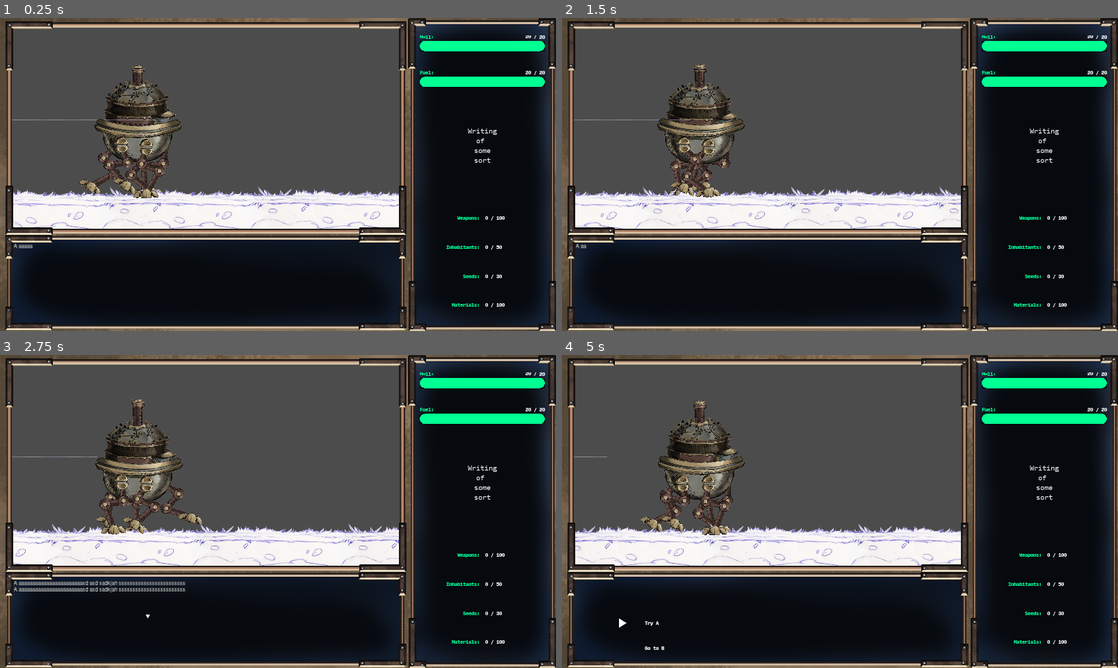
Above: before the commit, frames 1-4 (two rows, left to right).
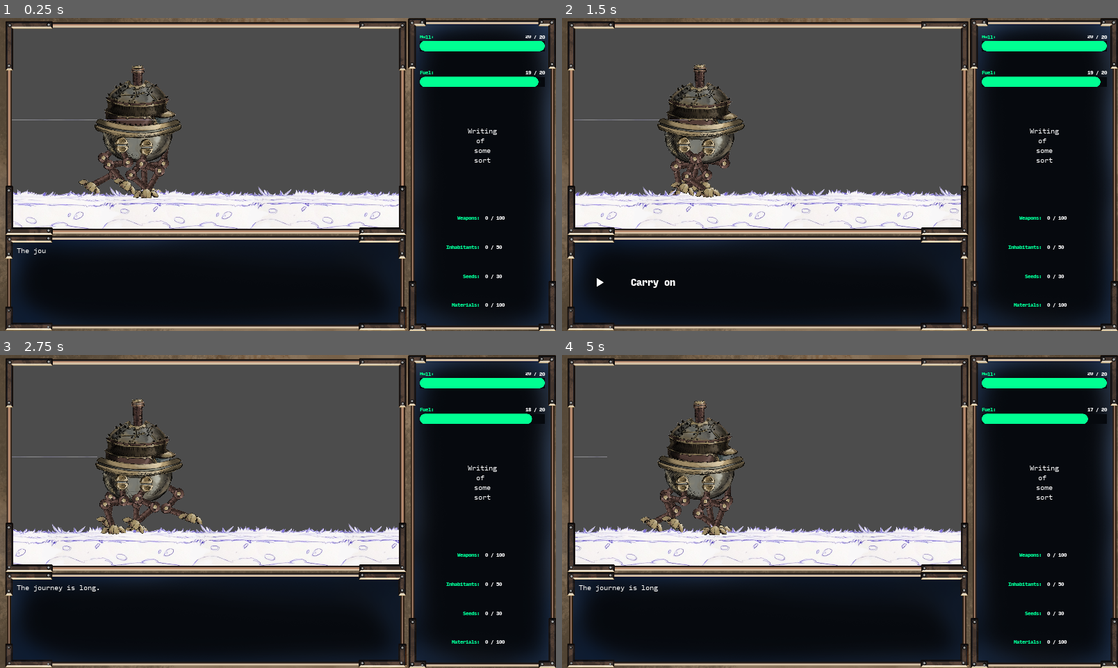
Above: after the commit, the same moments.

Repository: silverweed/ggj20
Game: Godot game, scene res://levels/Level.tscn
Two runs of this game, one before a commit and one after it. Both use one fixed random seed, a clock stepped at 60 frames per second and the inputs below.
Inputs:
- Up to frame 1 (0.25 s): no input
- Up to frame 2 (1.5 s): hold Up (ui_up) 0.53-1.28 s; hold Z (advance_text) 0.53-1.28 s; hold Down (ui_down) from 1.28 s (still down); tap Z (advance_text) at 1.35 s
- Up to frame 3 (2.75 s): release Down (ui_down) at 2.03 s; hold Up (ui_up) from 2.03 s (still down); hold Z (advance_text) from 2.03 s (still down)
- Up to frame 4 (5 s): release Z (advance_text) at 2.78 s; tap Z (advance_text) at 2.85, 4.35 s; release Up (ui_up) at 3.53 s; hold Z (advance_text) 3.53-4.28 s; hold Down (ui_down) from 3.53 s (still down)

The runs differ from the first frame. In frame 1, 0.1% of the frame differs, in the area x 2-98%, y 16-76%; in frame 2, 0.2%; in frame 3, 0.7%, in the area x 2-98%, y 16-85%; in frame 4, 0.3%.

Commit message:
add stat changes to events

Diff:
--- a/EventTypes.gd
+++ b/EventTypes.gd
@@ -4,6 +4,13 @@
 	var title: String
 	var description: String
 	var choices = [] # [Choice]
+	var stat_changes = [] # [Stat_Change]
+
+
+class Stat_Change:
+	var chance_expr: String
+	var stat_name: String
+	var change: int
 
 
 class Event_Choice:
--- a/GameManager.gd
+++ b/GameManager.gd
@@ -4,8 +4,6 @@
 signal gameover
 
 var is_gameover = false
-var time = 0.0
-var fuffa = false
 var event_ui: EventUI
 
 onready var globals = $"/root/Globals"
@@ -24,6 +22,11 @@
 	else:
 		print("[WARNING] no event ui!")
 
+	call_deferred("run_master_event")
+
+func run_master_event():
+	globals.run_event("home")
+
 
 func _exit_tree():
 	if globals.game_mgr == self:
@@ -35,12 +38,6 @@
 		is_gameover = true
 		gameover()
 		return
-
-	time += delta
-	if !fuffa:
-		fuffa = true
-		# FIXME TODO MADAFFACCA
-		globals.run_event("a")
 
 
 func on_event_choice_selected(event: EventTypes.Event, n_choice: int):
@@ -54,10 +51,6 @@
 	var chances = []
 	var cum_perc = 0
 	for outcome in choice.outcomes:
-		if outcome.chance_expr == "":
-			chances.push_back(100)
-			break
-
 		var percent = EventParser.compute_chance_expr(outcome.chance_expr, stats)
 		percent = min(100 - cum_perc, percent)
 		cum_perc += percent
--- a/Globals.gd
+++ b/Globals.gd
@@ -33,6 +33,7 @@
 
 
 func add_stat(name: String, value: int):
+	print("add_Stat(", name, ", ", value, ")")
 	set_stat(name, get_stat(name) + value)
 
 
@@ -94,4 +95,14 @@
 		print("[warning] inexisting event ", name)
 		return
 
-	emit_signal("event_started", events.get(name))
+	var event: EventTypes.Event = events.get(name)
+	apply_stat_changes(event)
+	emit_signal("event_started", event)
+
+
+func apply_stat_changes(event: EventTypes.Event):
+	for change in event.stat_changes:
+		var percent = EventParser.compute_chance_expr(change.chance_expr, stats_cur)
+		print("% = ", percent)
+		if rand_range(0, 100) < percent:
+			add_stat(change.stat_name, change.change)
--- a/events/EventParser.gd
+++ b/events/EventParser.gd
@@ -8,6 +8,8 @@
 	#   ---
 	#   event description (multiline allowed)
 	#   ---
+	#   change [expr] stat1 +N
+	#   change []     stat2 -M # events are independent
 	#   > Choice A
 	#     [expr] outcome_1
 	#     ...
@@ -63,7 +65,7 @@
 
 		elif line.begins_with("["):
 			if cur_choice == null:
-				print("[syntax_error] found outcome line outside a choice")
+				print("[syntax_error] found outcome line outside a choice/stat change")
 				break
 			line = line.trim_prefix("[")
 			var tokens = line.split("]")
@@ -75,6 +77,26 @@
 			outcome.chance_expr = tokens[0].trim_suffix("]").strip_edges()
 			outcome.linked_event = tokens[1].strip_edges()
 			cur_choice.outcomes.push_back(outcome)
+
+		elif line.begins_with("change"):
+			if cur_choice != null:
+				print("[syntax_error] cannot have stat change inside choice")
+				break
+			if cur_event == null:
+				print("[syntax_error] found stat change outside an event")
+				break
+			line = line.trim_prefix("change").strip_edges().trim_prefix("[")
+			var tokens = line.split("]")
+			if tokens.size() != 2:
+				print("[syntax_error] invalid line [", line)
+				break
+
+			var stat_change = EventTypes.Stat_Change.new();
+			stat_change.chance_expr = tokens[0].trim_suffix("]").strip_edges()
+			var change_part = tokens[1].strip_edges().split(" ")
+			stat_change.stat_name = change_part[0]
+			stat_change.change = int(change_part[1])
+			cur_event.stat_changes.push_back(stat_change)
 
 		elif line == "end":
 			if cur_choice != null:
@@ -96,6 +118,9 @@
 # returns: a number obtained by parsing the expression, which represents
 # a 100-based percentage
 static func compute_chance_expr(chance_expr: String, stats) -> float:
+	if chance_expr.length() == 0:
+		return 100.0
+
 	# chance_expr can contain:
 	#   number
 	#   ident (stat name)
--- a/events/EventsDB.gd
+++ b/events/EventsDB.gd
@@ -18,7 +18,7 @@
 	f.open(fname, File.READ)
 	events = EventParser.parse_all_events(f)
 	f.close()
-#	debug_print_events(events)
+	debug_print_events(events)
 
 
 
@@ -34,3 +34,5 @@
 			print(" > ", choice.description)
 			for outcome in choice.outcomes:
 				print("[", outcome.chance_expr, "] ", outcome.linked_event)
+		for change in event.stat_changes:
+			print("change [", change.chance_expr, "] ", change.stat_name, " ", change.change)
--- a/ui/ChoiceLabel.tscn
+++ b/ui/ChoiceLabel.tscn
@@ -1,8 +1,12 @@
-[gd_scene load_steps=6 format=2]
+[gd_scene load_steps=7 format=2]
 
-[ext_resource path="res://ui/InputMonoBlack.tres" type="DynamicFont" id=1]
+[ext_resource path="res://fonts/InputMono-Black.ttf" type="DynamicFontData" id=1]
 [ext_resource path="res://ui/dialogs/img/triangle_point_right.png" type="Texture" id=2]
 [ext_resource path="res://ui/ChoiceLabel.gd" type="Script" id=3]
+
+[sub_resource type="DynamicFont" id=3]
+size = 32
+font_data = ExtResource( 1 )
 
 [sub_resource type="Animation" id=1]
 resource_name = "Deselected"
@@ -72,7 +76,7 @@
 margin_bottom = 1080.0
 size_flags_horizontal = 3
 size_flags_vertical = 3
-custom_fonts/font = ExtResource( 1 )
+custom_fonts/font = SubResource( 3 )
 text = "A BEAUTIFUL CHOICE INDEED"
 valign = 1
 
--- a/ui/EventUI.tscn
+++ b/ui/EventUI.tscn
@@ -24,18 +24,14 @@
 expand = true
 
 [node name="ChoicesContainer" parent="." instance=ExtResource( 2 )]
-anchor_left = 0.086
-anchor_top = 0.415
-anchor_right = 0.912
-anchor_bottom = 0.926
-margin_left = 0.0339966
-margin_top = -0.0250015
-margin_right = 0.127991
-margin_bottom = -0.0100098
+margin_left = 60.0
+margin_top = 30.0
+margin_right = -60.0
+margin_bottom = -30.0
 
 [node name="DialogBox" parent="." instance=ExtResource( 3 )]
-margin_left = 15.0
-margin_top = 15.0
-margin_right = -15.0
-margin_bottom = -15.0
+margin_left = 25.0
+margin_top = 25.0
+margin_right = -25.0
+margin_bottom = -25.0
 hide_on_finish = true
--- a/ui/dialogs/DialogBox.tscn
+++ b/ui/dialogs/DialogBox.tscn
@@ -1,8 +1,9 @@
-[gd_scene load_steps=5 format=2]
+[gd_scene load_steps=6 format=2]
 
 [ext_resource path="res://ui/dialogs/DialogBox.gd" type="Script" id=1]
 [ext_resource path="res://ui/dialogs/DialogBoxTheme.tres" type="Theme" id=2]
 [ext_resource path="res://fonts/FreeSans.tres" type="DynamicFont" id=3]
+[ext_resource path="res://ui/InputMonoRegular.tres" type="DynamicFont" id=4]
 
 [sub_resource type="Animation" id=1]
 resource_name = "ahead"
@@ -48,9 +49,10 @@
 margin_top = 15.0
 margin_right = -15.0
 margin_bottom = -15.0
-theme = ExtResource( 2 )
+custom_fonts/normal_font = ExtResource( 4 )
 custom_colors/font_color_shadow = Color( 0, 0, 0, 1 )
 bbcode_enabled = true
+text = "Lorep ipsum"
 __meta__ = {
 "_edit_use_anchors_": false
 }
Not shown, changed: events.txt
